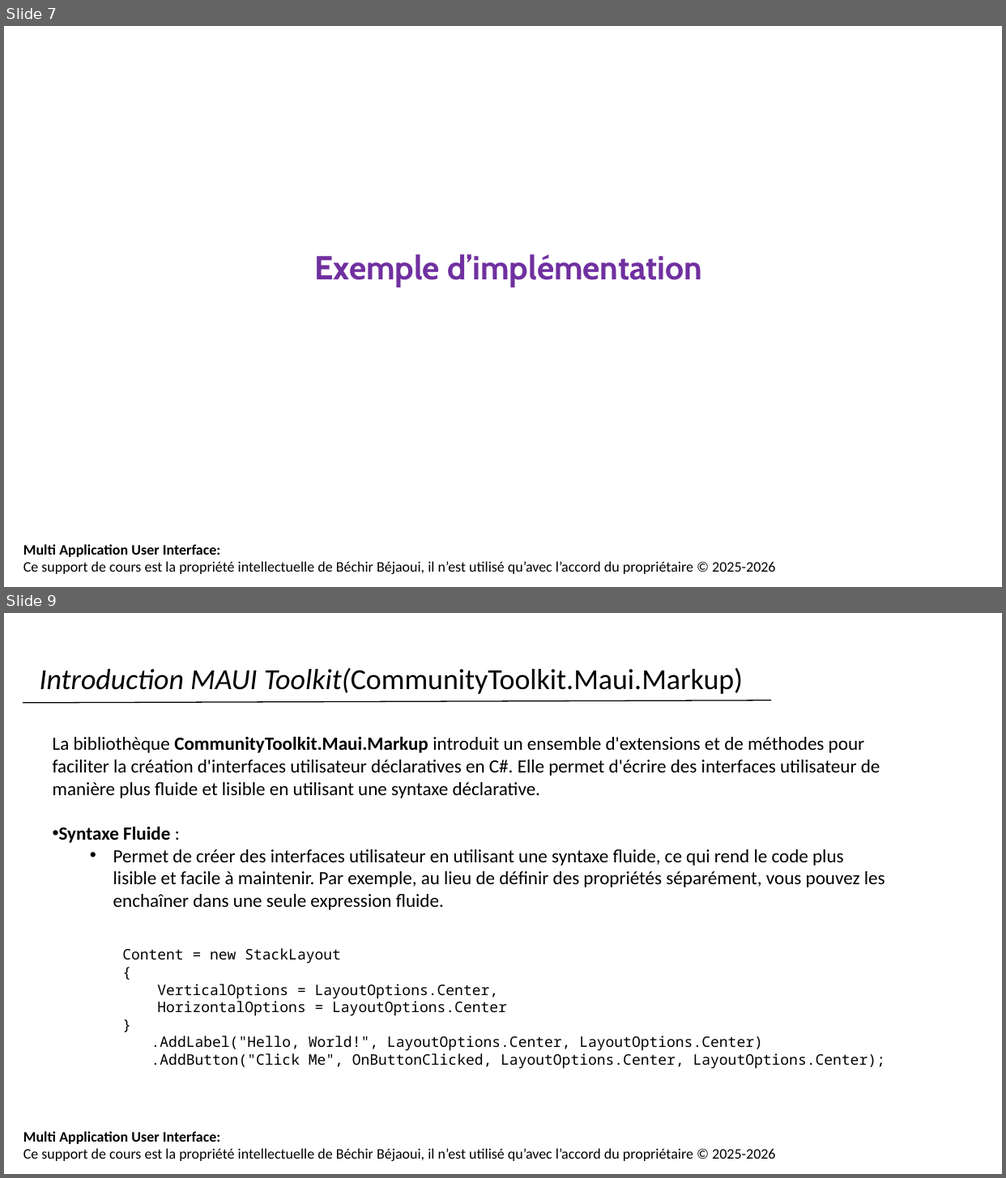
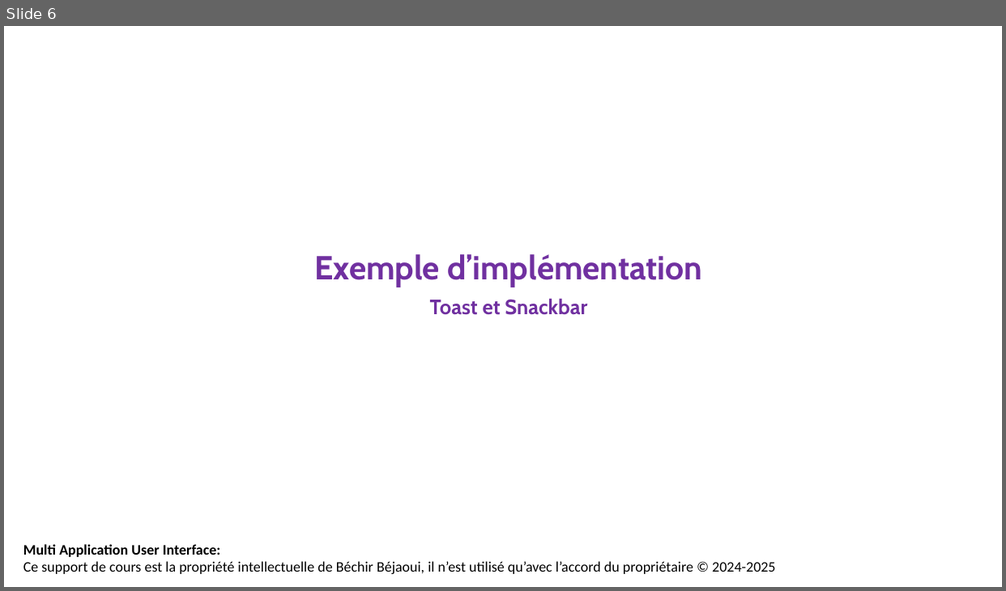
Before and after one commit to bejaouibechir/MAUI, a slide deck: 16.MAUI Toolkit.pptx. Shown one above the other, each under a label of ours: slides 7 and 9 before the commit, slide 6 after it; the slides between them are not shown. The pictures are 1006x1178 and 1006x591 pixels, drawn with LibreOffice and Linux fonts; fonts in the diff are those of the drawing; background and template pictures are left out. Boxes give left, top, right and bottom in pixels: in the first picture for what was removed or moved away, otherwise in the second. Text is boxed around its words. In the diff, an @@ line names an element or a change of style, - is before the commit and + after.

```diff
--- a/16.MAUI Toolkit.pptx
+++ b/16.MAUI Toolkit.pptx
@@ slide 9 removed at [4, 613, 1002, 1174], background #FFFFFF; not listed: 1 template element that a slide beside it also shows @@
@@ text removed at [40, 668, 743, 694] @@
-Introduction MAUI Toolkit(CommunityToolkit.Maui.Markup)
@@ line removed from (23, 703) to (771, 700) @@
@@ text removed at [53, 736, 885, 910] @@
-La bibliothèque CommunityToolkit.Maui.Markup introduit un ensemble d'extensions et de méthodes pour faciliter la création d'interfaces utilisateur déclaratives en C#. Elle permet d'écrire des interfaces utilisateur de manière plus fluide et lisible en utilisant une syntaxe déclarative.
-• Syntaxe Fluide :
-  • Permet de créer des interfaces utilisateur en utilisant une syntaxe fluide, ce qui rend le code plus lisible et facile à maintenir. Par exemple, au lieu de définir des propriétés séparément, vous pouvez les enchaîner dans une seule expression fluide.
@@ text removed at [122, 948, 885, 1069] @@
-Content = new StackLayout
-{
-VerticalOptions = LayoutOptions.Center,
-HorizontalOptions = LayoutOptions.Center
-}
-  .AddLabel("Hello, World!", LayoutOptions.Center, LayoutOptions.Center)
-  .AddButton("Click Me", OnButtonClicked, LayoutOptions.Center, LayoutOptions.Center);
@@ what was slide 7 is now slide 6 @@
@@ slide 6 changed as well @@
@@ text at [430, 298, 587, 315]: paragraph added @@
+Toast et Snackbar
@@ text at [23, 561, 775, 574]: text changed @@
-Ce support de cours est la propriété intellectuelle de Béchir Béjaoui, il n’est utilisé qu’avec l’accord du propriétaire © 2025-2026
+Ce support de cours est la propriété intellectuelle de Béchir Béjaoui, il n’est utilisé qu’avec l’accord du propriétaire © 2024-2025
```
Also in this commit, not shown: 5 other slides changed, 11 slides added, 5 other slides removed, 2 other files.
